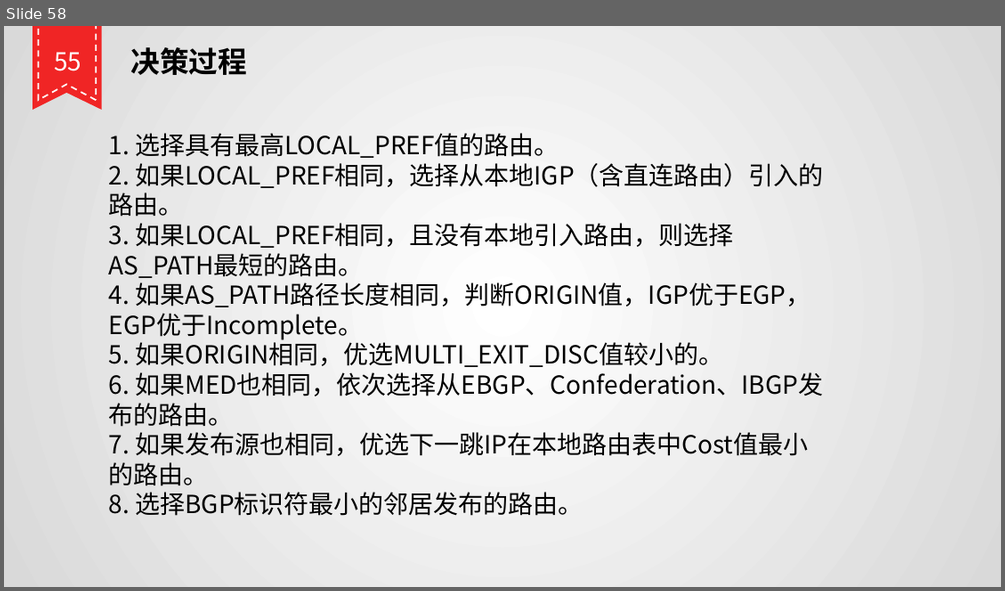
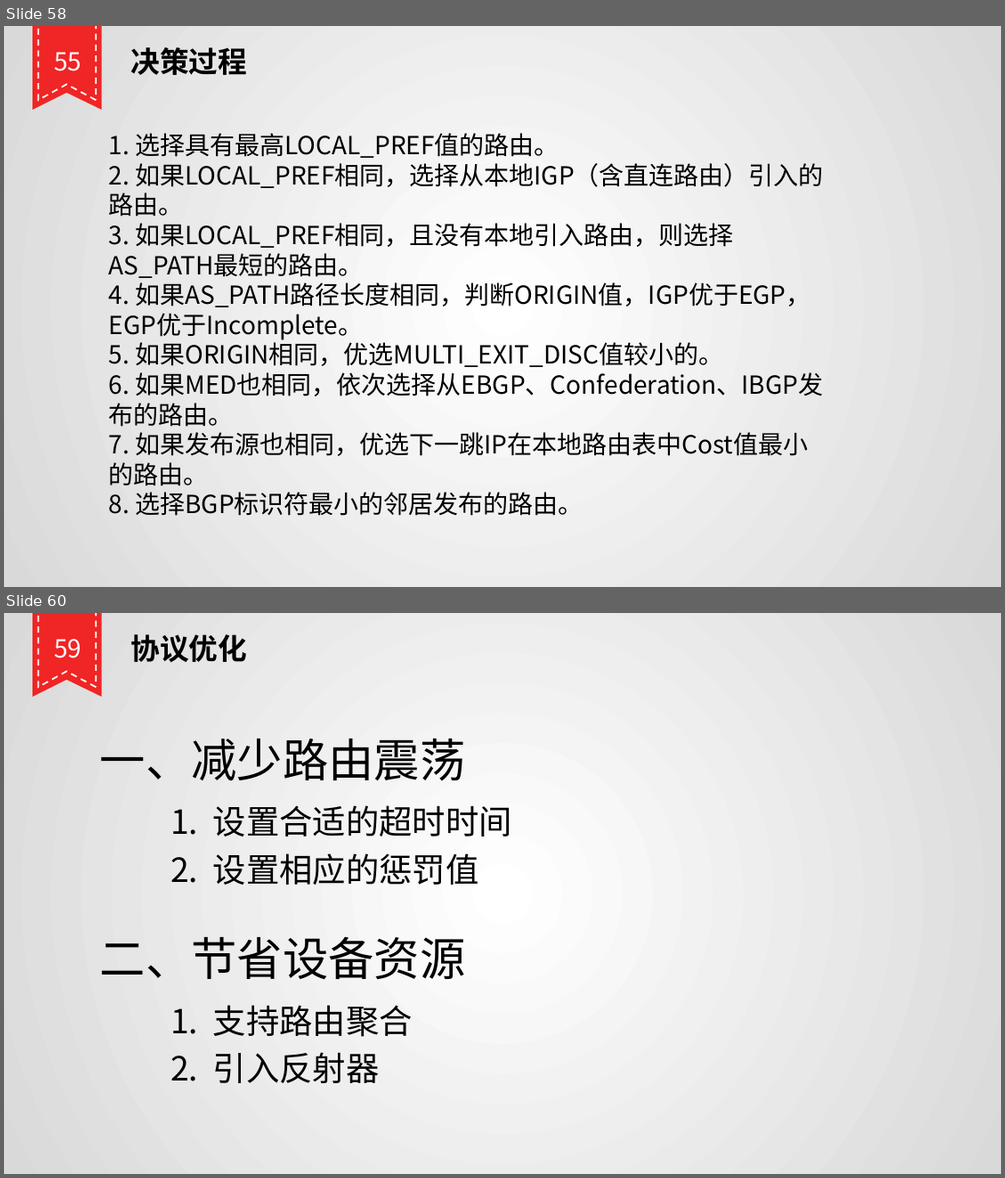
Before and after one commit to wanhl1990/bgp, a slide deck: BGP协议基础篇.pptx. Shown one above the other, each under a label of ours: slide 58 before the commit, slides 58 and 60 after it; the slides between them are not shown. The pictures are 1005x591 and 1005x1178 pixels, drawn with LibreOffice and Linux fonts; fonts in the diff are those of the drawing. Boxes give left, top, right and bottom in pixels: in the first picture for what was removed or moved away, otherwise in the second. Text is boxed around its words. In the diff, an @@ line names an element or a change of style, - is before the commit and + after.

```diff
--- a/BGP协议基础篇.pptx
+++ b/BGP协议基础篇.pptx
@@ slide 60 added at (4, 613, 1001, 1174), background gradient #CCE8CF to #9FD4A5 @@
@@ freeform shape added at (32, 613, 101, 697), fill #F02525 @@
@@ freeform shape added at (39, 613, 96, 687), outline #FFFFFF 1.5 pt dashed @@
@@ text added at (54, 639, 81, 658), 24 pt, text #CCE8CF @@
+59
@@ text added at (131, 634, 248, 662), 28 pt, text #000000, bold @@
+协议优化
@@ text added at (100, 738, 466, 780), 44 pt, text #000000 @@
+一、减少路由震荡
@@ text added at (170, 805, 512, 836), 32 pt, text #000000 @@
+1. 设置合适的超时时间
@@ text added at (170, 853, 479, 884), 32 pt, text #000000 @@
+2. 设置相应的惩罚值
@@ text added at (100, 937, 466, 979), 44 pt, text #000000 @@
+二、节省设备资源
@@ text added at (170, 1005, 413, 1037), 32 pt, text #000000 @@
+1. 支持路由聚合
@@ text added at (170, 1052, 380, 1083), 32 pt, text #000000 @@
+2. 引入反射器
```
Also in this commit, not shown: 5 slides changed, 3 other slides added, 13 slides removed.
